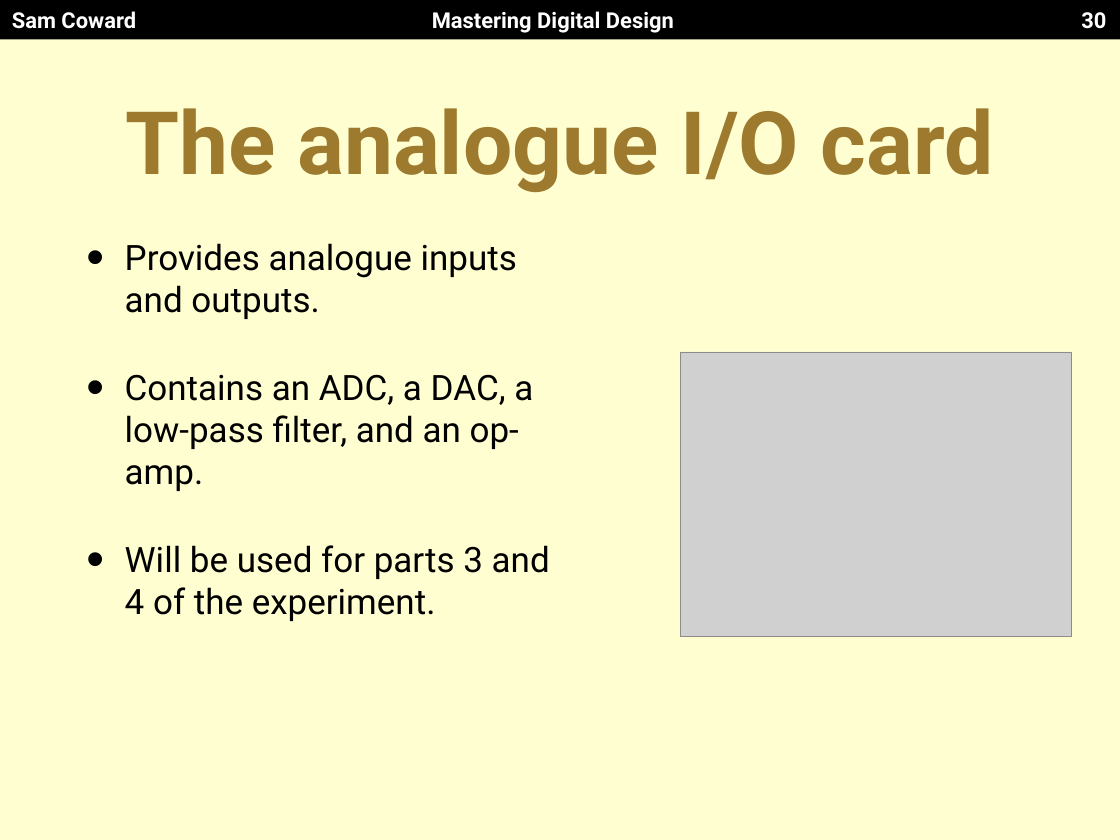
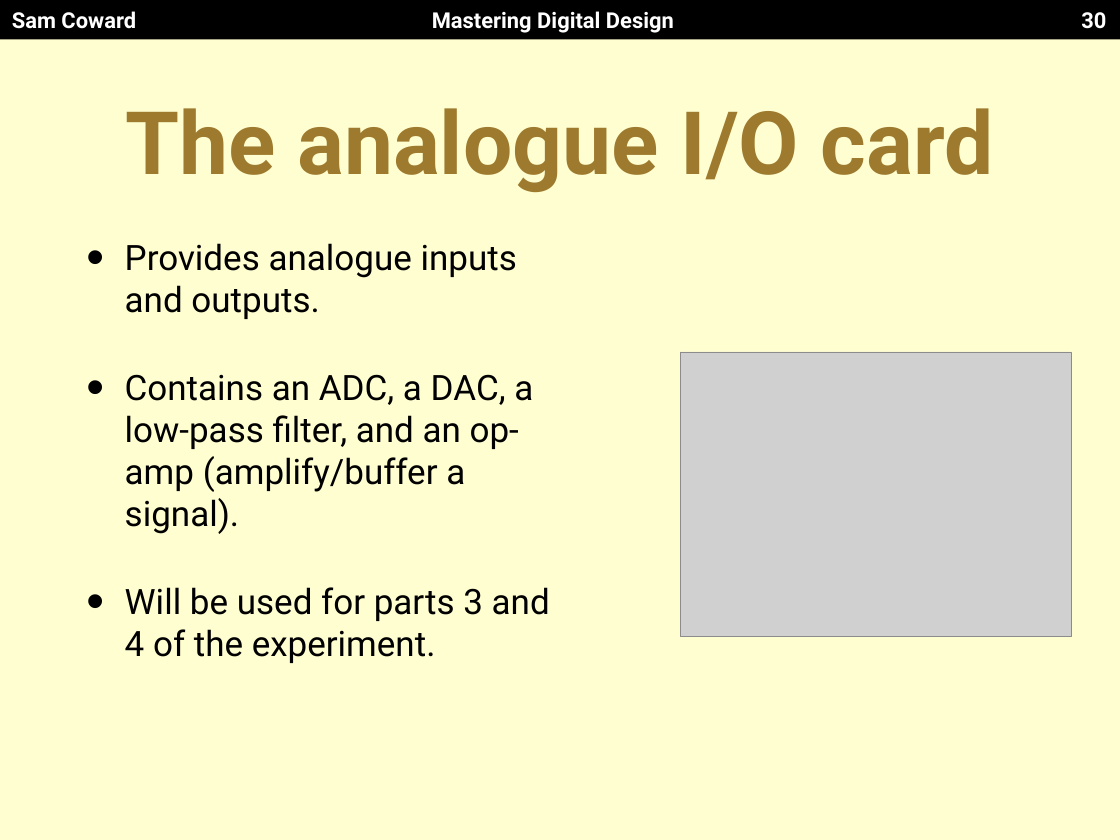
Before and after one commit to Mastering-Digital-Design/Lab-Module, a slide deck: slide 30 of lectures/lecture3.pptx. Drawn at 1120x840 pixels with LibreOffice and Linux fonts; fonts in the diff are those of the drawing; grey boxes stand for pictures. Boxes give left, top, right and bottom in pixels: in the first picture for what was removed or moved away, otherwise in the second. Text is boxed around its words. In the diff, an @@ line names an element or a change of style, - is before the commit and + after.

```diff
--- a/lectures/lecture3.pptx
+++ b/lectures/lecture3.pptx
@@ text at box(125, 374, 533, 534): text changed @@
-• Contains an ADC, a DAC, a low-pass filter, and an op-amp.
+• Contains an ADC, a DAC, a low-pass filter, and an op-amp (amplify/buffer a signal).
```
Also in this commit, not shown: 8 other slides changed, 1 slide added, 1 slide removed.
